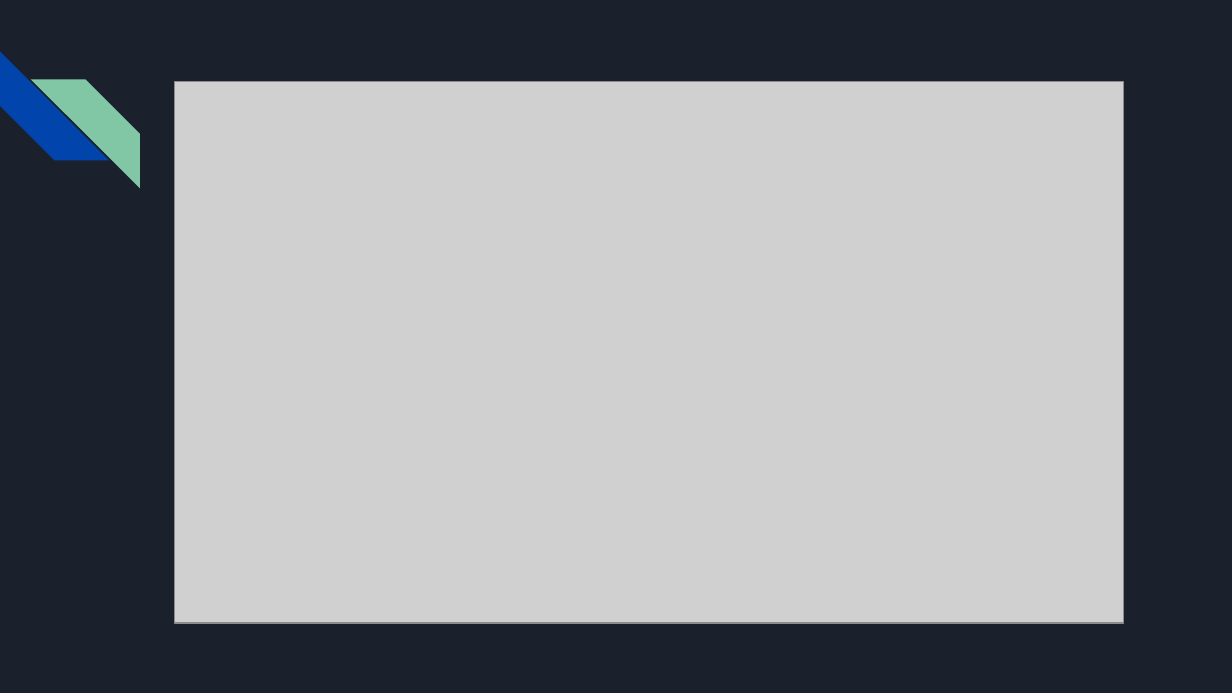
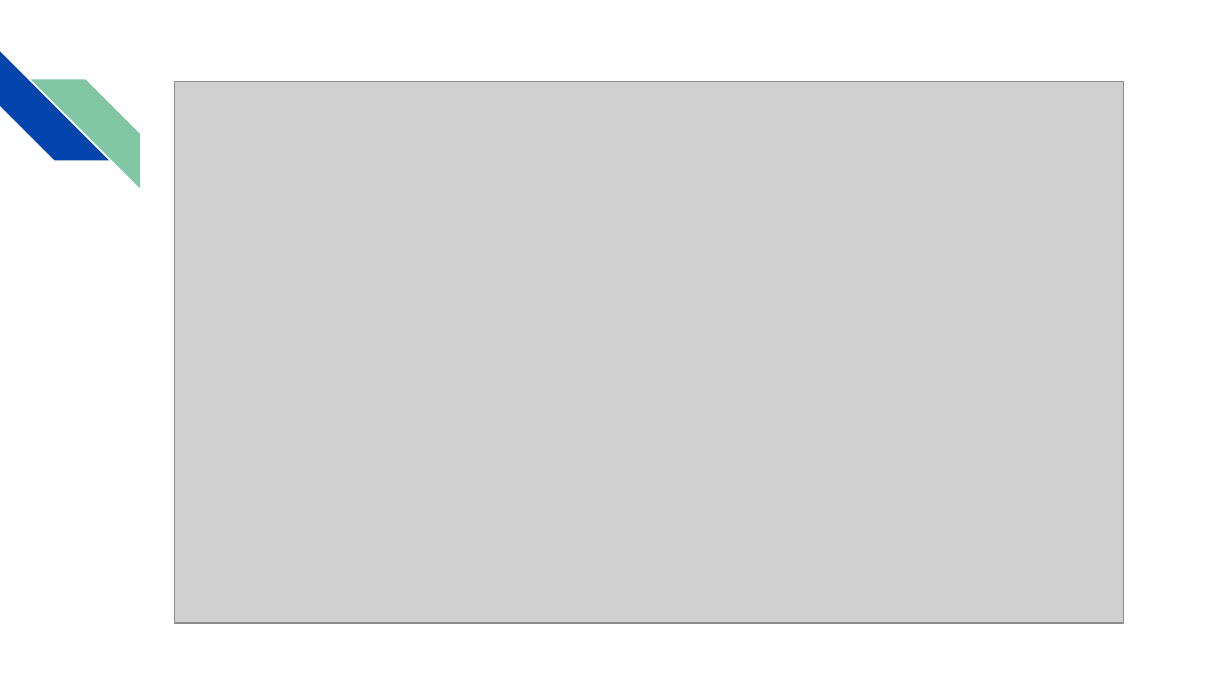
Before and after one commit to rhnmht30/endeavour-hackathon, a slide deck: slide 5 of Untitled presentation.pptx. Drawn at 1232x693 pixels with LibreOffice and Linux fonts; fonts in the diff are those of the drawing; grey boxes stand for pictures; background and template pictures are left out. Boxes give left, top, right and bottom in pixels: in the first picture for what was removed or moved away, otherwise in the second. Text is boxed around its words. In the diff, an @@ line names an element or a change of style, - is before the commit and + after.

```diff
--- a/Untitled presentation.pptx
+++ b/Untitled presentation.pptx
@@ background #1B212C to picture (left out) @@
```
Also in this commit, not shown: 5 other slides changed, 3 slides added.
